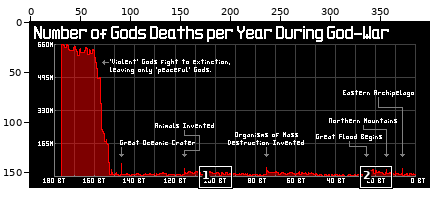
Pixel-art file: content/Meta/Images/Infographics/deaths_during_god_war.aseprite. Above, an overview of the earlier version with the close-up marked.
Close-up. Earlier state:
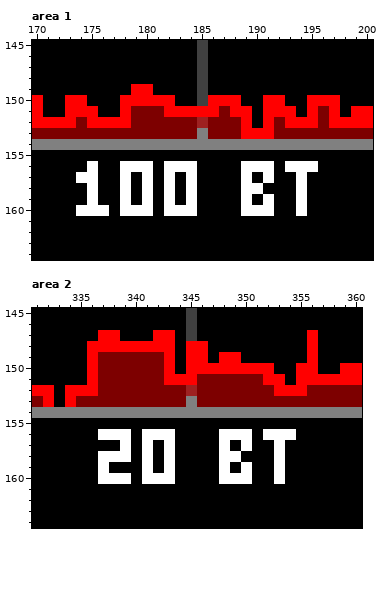
399x165 pixels, 1 frame. Shown: area 1: x 170..200, y 145..164; area 2: x 331..360, y 145..164. The commit also changed other parts of the picture, which this record leaves out.
And afterwards:
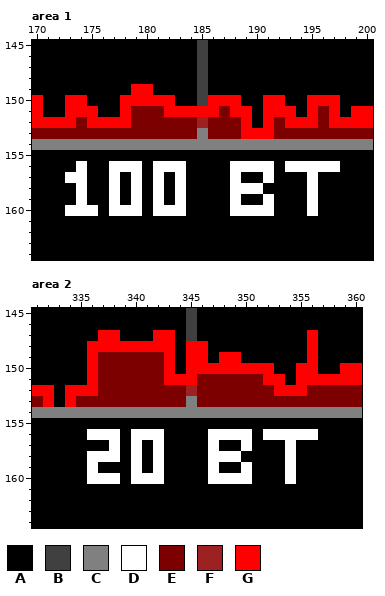
Palette (. is transparent): A #000000  B #404040  C #808080  D #ffffff  E #7d0000  F #9e2121  G #ff0000
Edits made:
Area 1, layer "Text":
Colour D gives way to colour A in row 156 at x 175, 180 and 184; in row 157 at x 175, 178, 180, 182, 184, 189 and 194; in row 158 at x 175, 178, 180, 182, 184 and 194; in row 159 at x 175, 178, 180, 182, 184, 189 and 194; in row 160 at x 176, 180, 184 and 194.
Colour A gives way to colour D in row 156 at x 174, 177, 181, 188 and 196 to 197; in row 157 at x 173, 177, 179, 181, 183, 188 and 195; in rows 158 to 159 at x 174, 177, 179, 181, 183, 188 and 195; in row 160 at x 173, 177, 181, 188 and 195.
Area 2, layer "Text":
Colour D gives way to colour A in row 156 at x 339 and 343; in row 157 at x 339, 341, 343, 348 and 353; in row 158 at x 339, 341, 343 and 353; in row 159 at x 337, 341, 343, 348 and 353; in row 160 at x 339, 343 and 353.
Colour A gives way to colour D in row 156 at x 336, 340, 347 and 355 to 356; in row 157 at x 338, 340, 342, 347 and 354; in rows 158 to 159 at x 336, 340, 342, 347 and 354; in row 160 at x 336, 340, 347 and 354.
Changed places in both close-ups, as pixel boxes (x1, y1, x2, y2):
changed: (65, 161, 197, 216)
changed: (230, 161, 252, 216)
changed: (296, 161, 340, 216)
changed: (87, 429, 230, 484)
changed: (274, 429, 318, 484)
